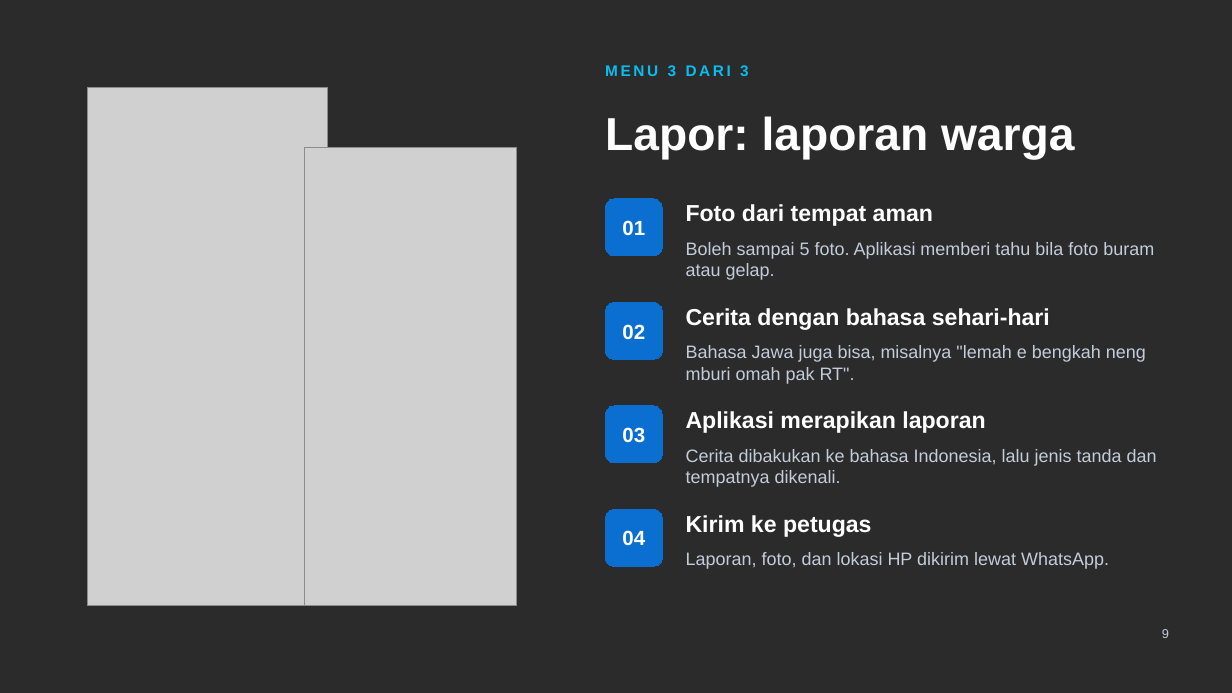
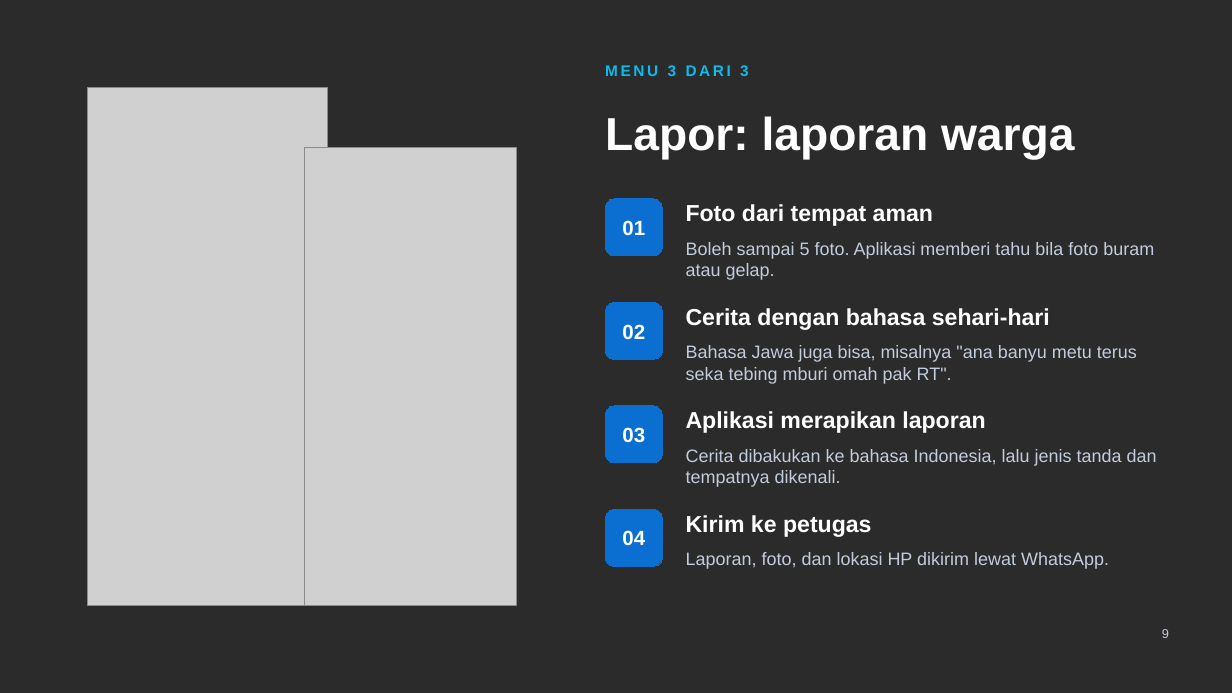
Before and after one commit to ahmad-imtiyaz/ews, a slide deck: slide 9 of presentasi/EWS-Lumeneng.pptx. Drawn at 1232x693 pixels with LibreOffice and Linux fonts; fonts in the diff are those of the drawing; grey boxes stand for pictures; background and template pictures are left out; a plain dark background stands for a picture behind light text. Boxes give left, top, right and bottom in pixels: in the first picture for what was removed or moved away, otherwise in the second. Text is boxed around its words. In the diff, an @@ line names an element or a change of style, - is before the commit and + after.

```diff
--- a/presentasi/EWS-Lumeneng.pptx
+++ b/presentasi/EWS-Lumeneng.pptx
@@ text at [686,345,1137,384]: text changed @@
-Bahasa Jawa juga bisa, misalnya "lemah e bengkah neng mburi omah pak RT".
+Bahasa Jawa juga bisa, misalnya "ana banyu metu terus seka tebing mburi omah pak RT".
```
Also in this commit, not shown: 5 other slides changed, 12 other files.
